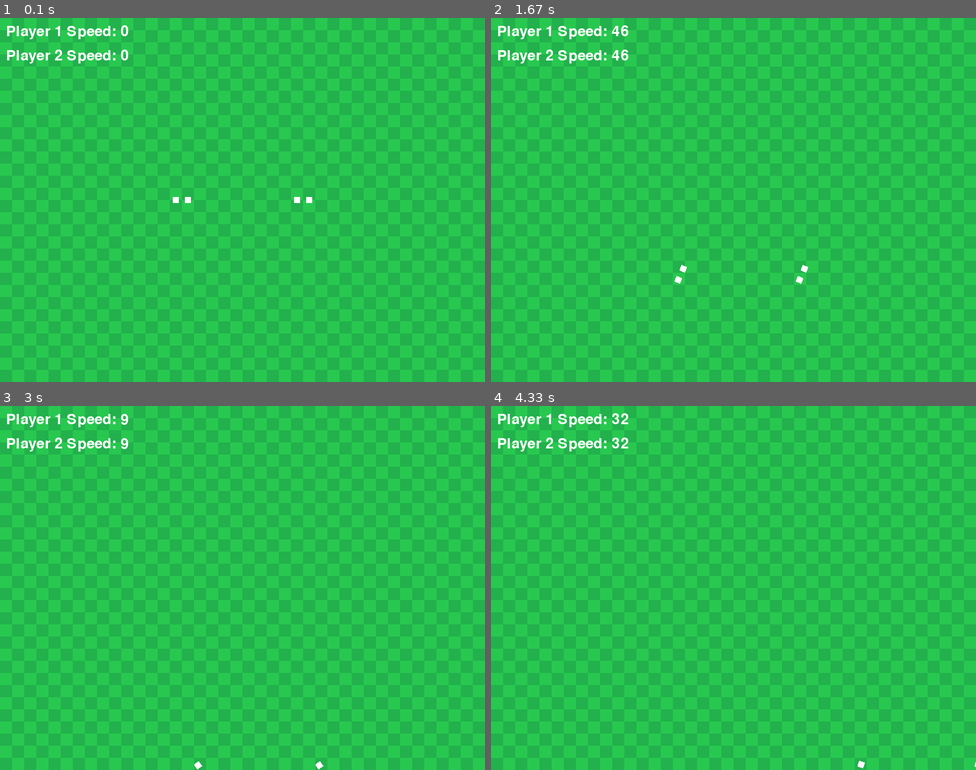
Above: before the commit, frames 1-4 (two rows, left to right).
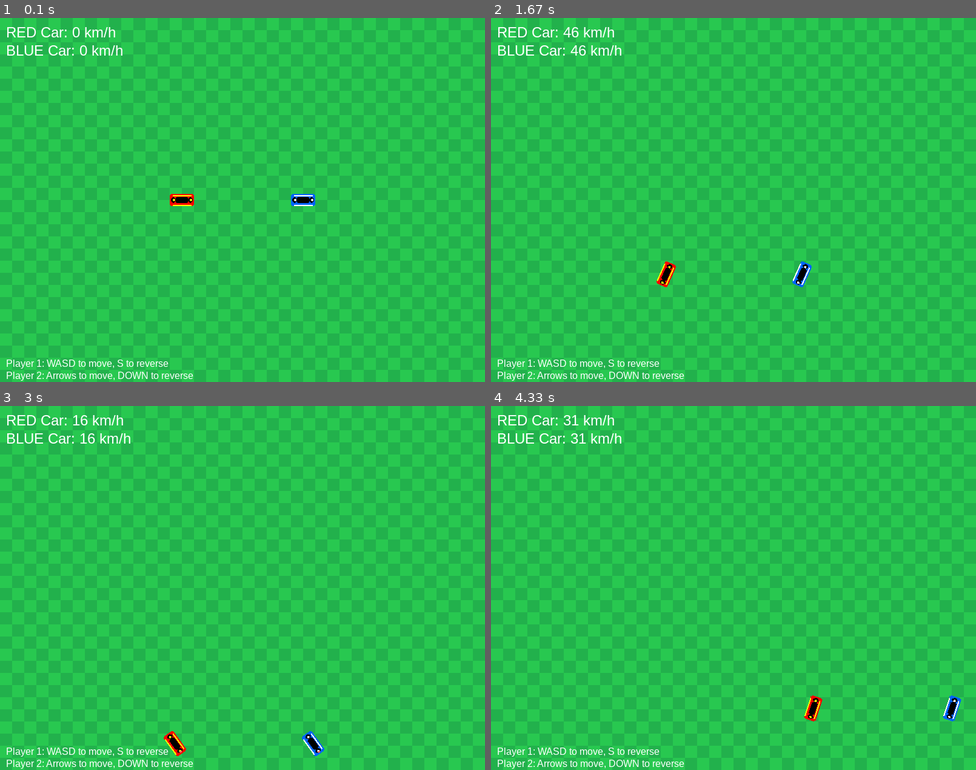
Above: after the commit, the same moments.

Repository: raphaelcp22/PYGAME
Game: pygame game, started from game.py
Same seed, same stepped clock (60 frames per second), same inputs: the game is played once before the commit and once after it.
Inputs:
- Up to frame 1 (0.1 s): no input
- Up to frame 2 (1.67 s): tap S at 0.33 s; hold Right 0.67-1.13 s; hold D 0.67-1.13 s; hold Up 1.17-1.47 s; hold W 1.17-1.47 s; hold Right from 1.5 s (still down); hold D from 1.5 s (still down)
- Up to frame 3 (3 s): release Right at 1.97 s; release D at 1.97 s; hold Left 2-2.53 s; hold A 2-2.53 s; hold Down 2.57-2.87 s; hold S 2.57-2.87 s; hold Left from 2.9 s (still down); hold A from 2.9 s (still down)
- Up to frame 4 (4.33 s): release Left at 3.3 s; release A at 3.3 s; hold Up 3.33-3.7 s; hold W 3.33-3.7 s; hold Right from 3.73 s (still down); hold D from 3.73 s (still down)

The runs differ from the first frame. In frame 1, 1.8% of the frame differs, in the area x 1-65%, y 2-100%; in frame 2, 2.0%, in the area x 1-67%, y 2-100%; in frame 3, 1.9%; in frame 4, 1.9%.

Commit message:
Melhoria carros, ré e legenda de comandos

Diff:
--- a/game.py
+++ b/game.py
@@ -15,33 +15,48 @@
 RED = (255, 0, 0)
 BLUE = (0, 100, 255)
 WHITE = (255, 255, 255)
+BLACK = (0, 0, 0)
+YELLOW = (255, 255, 0)
 
 class Player:
     def __init__(self, x, y, color, controls):
         self.pos = pygame.Vector2(x, y)
         self.vel = pygame.Vector2(0, 0)
-        self.angle = 0          # 0° aponta para a direita
+        self.angle = 0          # 0° points to the right
         self.size = (40, 20)
         self.color = color
         self.acc = 0.4
+        self.reverse_acc = 0.2  # Slower acceleration in reverse
         self.rot_speed = 3
-        self.controls = controls  # [left, right, accelerate]
+        self.controls = controls  # [left, right, accelerate, reverse]
         self.collision_rect = pygame.Rect(0, 0, *self.size)
         self.collision_rect.center = self.pos
         self.collided = False
         self.collision_timer = 0
+        self.secondary_color = YELLOW if color == RED else WHITE
+        self.is_reversing = False
 
     def update(self, keys):
         if keys[self.controls[0]]:
             self.angle += self.rot_speed
         if keys[self.controls[1]]:
             self.angle -= self.rot_speed
+
+        # Forward movement
         if keys[self.controls[2]]:
             direction = pygame.Vector2(math.cos(math.radians(-self.angle)),
                                      math.sin(math.radians(-self.angle)))
             self.vel += direction * self.acc
+            self.is_reversing = False
 
-        # atrito
+        # Reverse movement
+        if keys[self.controls[3]]:
+            direction = pygame.Vector2(math.cos(math.radians(-self.angle)),
+                                     math.sin(math.radians(-self.angle)))
+            self.vel -= direction * self.reverse_acc
+            self.is_reversing = True
+
+        # Friction
         self.vel *= 0.98
         self.pos += self.vel
 
@@ -59,39 +74,49 @@
                 self.collided = False
 
     def draw(self, surf):
-        rect = pygame.Rect(0, 0, *self.size)
-        rect.center = self.pos
-        car = pygame.Surface(self.size, pygame.SRCALPHA)
-        pygame.draw.rect(car, self.color, rect)
+        # Create a surface for the car with per-pixel alpha
+        car_surface = pygame.Surface(self.size, pygame.SRCALPHA)
 
-        # Add some details to the car
-        pygame.draw.rect(car, WHITE, (5, 5, 10, 10))
-        pygame.draw.rect(car, WHITE, (25, 5, 10, 10))
+        # Draw car body
+        pygame.draw.rect(car_surface, self.color, (0, 0, self.size[0], self.size[1]), border_radius=3)
 
-        rotated = pygame.transform.rotate(car, self.angle)
-        surf.blit(rotated, rotated.get_rect(center=self.pos))
+        # Draw cockpit/windshield
+        pygame.draw.rect(car_surface, BLACK, (10, 5, 20, 10), border_radius=2)
 
-        # Draw collision rectangle (for debugging)
-        # pygame.draw.rect(surf, (255, 255, 0), self.collision_rect, 1)
+        # Draw racing stripes
+        pygame.draw.line(car_surface, self.secondary_color, (5, 2), (35, 2), 2)
+        pygame.draw.line(car_surface, self.secondary_color, (5, 18), (35, 18), 2)
+
+        # Draw wheels
+        pygame.draw.ellipse(car_surface, BLACK, (2, 5, 8, 10))
+        pygame.draw.ellipse(car_surface, BLACK, (30, 5, 8, 10))
+
+        # Draw wheel hubs and reverse lights if reversing
+        pygame.draw.ellipse(car_surface, self.secondary_color, (5, 8, 4, 4))
+        pygame.draw.ellipse(car_surface, self.secondary_color, (33, 8, 4, 4))
+
+        # Draw reverse lights (red when reversing)
+        if self.is_reversing:
+            pygame.draw.rect(car_surface, (255, 100, 100), (35, 8, 3, 4))
+
+        # Rotate and draw car
+        rotated_car = pygame.transform.rotate(car_surface, self.angle)
+        surf.blit(rotated_car, rotated_car.get_rect(center=self.pos))
 
 def check_collision(player1, player2):
-    # Simple rectangle collision detection
     if player1.collision_rect.colliderect(player2.collision_rect) and not player1.collided and not player2.collided:
-        # Calculate collision response (simple bounce)
         player1.vel *= -0.5
         player2.vel *= -0.5
 
-        # Move players apart slightly to prevent sticking
         direction = player1.pos - player2.pos
         if direction.length() > 0:
             direction = direction.normalize()
             player1.pos += direction * 5
             player2.pos -= direction * 5
 
-        # Set collision state
         player1.collided = True
         player2.collided = True
-        player1.collision_timer = 30  # 0.5 seconds at 60 FPS
+        player1.collision_timer = 30
         player2.collision_timer = 30
 
 def draw_grass():
@@ -102,15 +127,24 @@
             pygame.draw.rect(screen, col, (x, y, cell, cell))
 
 def draw_ui():
-    font = pygame.font.SysFont(None, 36)
-    text1 = font.render(f"Player 1 Speed: {int(player1.vel.length() * 10)}", True, WHITE)
-    text2 = font.render(f"Player 2 Speed: {int(player2.vel.length() * 10)}", True, WHITE)
+    font = pygame.font.SysFont('Arial', 24)
+    text1 = font.render(f"RED Car: {int(player1.vel.length() * 10)} km/h", True, WHITE)
+    text2 = font.render(f"BLUE Car: {int(player2.vel.length() * 10)} km/h", True, WHITE)
     screen.blit(text1, (10, 10))
-    screen.blit(text2, (10, 50))
+    screen.blit(text2, (10, 40))
 
-# Create two players with different controls
-player1 = Player(WIDTH/2 - 100, HEIGHT/2, RED, [pygame.K_a, pygame.K_d, pygame.K_w])
-player2 = Player(WIDTH/2 + 100, HEIGHT/2, BLUE, [pygame.K_LEFT, pygame.K_RIGHT, pygame.K_UP])
+    # Add controls hint
+    controls_font = pygame.font.SysFont('Arial', 16)
+    hint1 = controls_font.render("Player 1: WASD to move, S to reverse", True, WHITE)
+    hint2 = controls_font.render("Player 2: Arrows to move, DOWN to reverse", True, WHITE)
+    screen.blit(hint1, (10, HEIGHT - 40))
+    screen.blit(hint2, (10, HEIGHT - 20))
+
+# Create players with controls [left, right, accelerate, reverse]
+player1 = Player(WIDTH/2 - 100, HEIGHT/2, RED,
+                [pygame.K_a, pygame.K_d, pygame.K_w, pygame.K_s])
+player2 = Player(WIDTH/2 + 100, HEIGHT/2, BLUE,
+                [pygame.K_LEFT, pygame.K_RIGHT, pygame.K_UP, pygame.K_DOWN])
 
 while True:
     for e in pygame.event.get():
